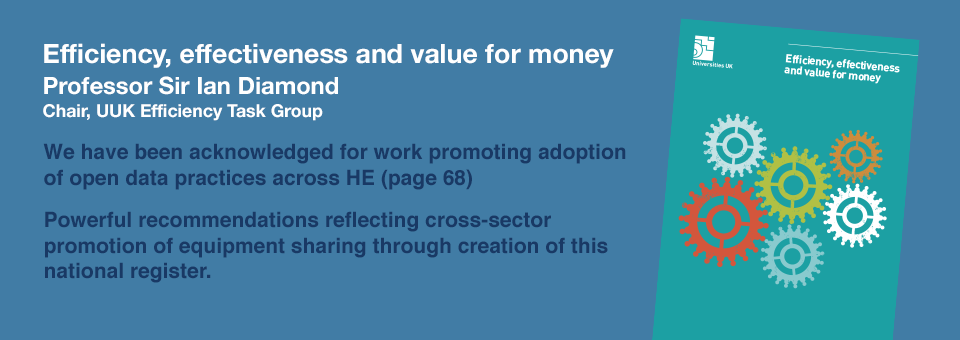
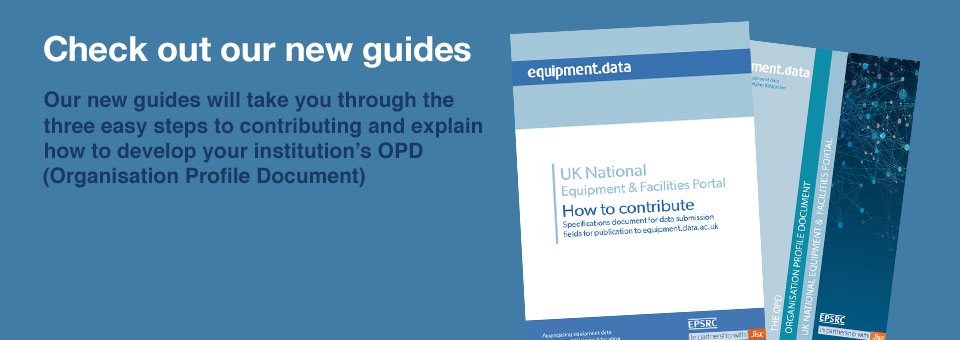
Layers edited between the first and the second 960×340 image:
renamed "We have been acknowledged for work promoting adoption of open d" to "(Organisation Profile Document)", moved it out of group "Group 1", painted on it over <box>43,143,626,283</box>
added layer "Layer 6" above "Group 1" over <box>40,16,920,340</box>
hid group "Group 1" (3 layers) over <box>43,18,920,340</box>
